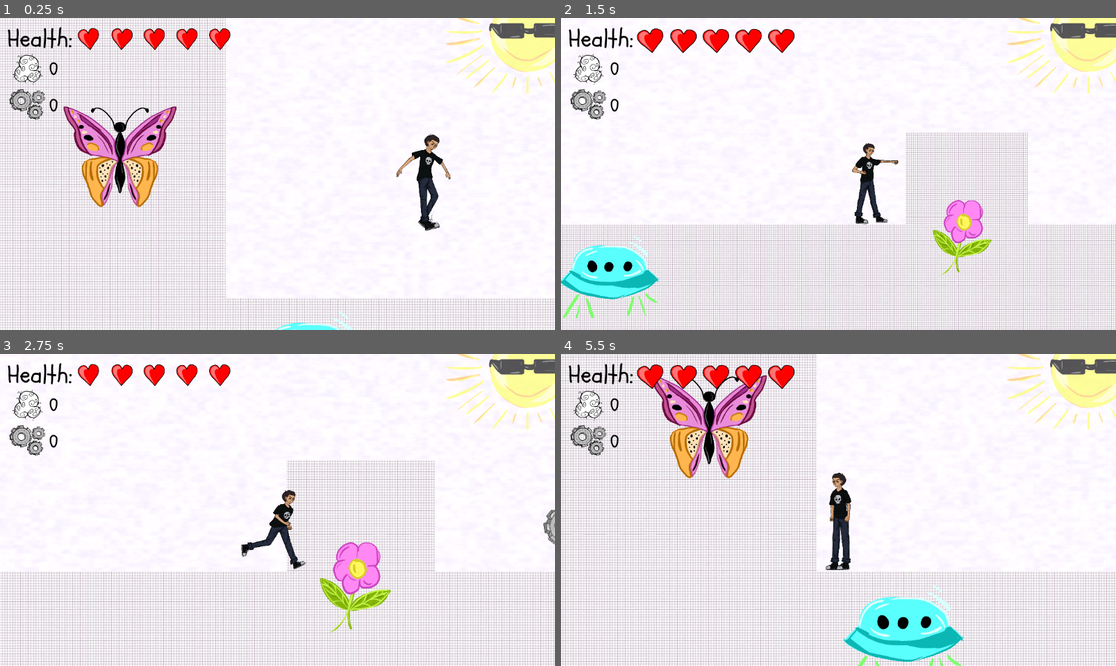
Above: before the commit, frames 1-4 (two rows, left to right).
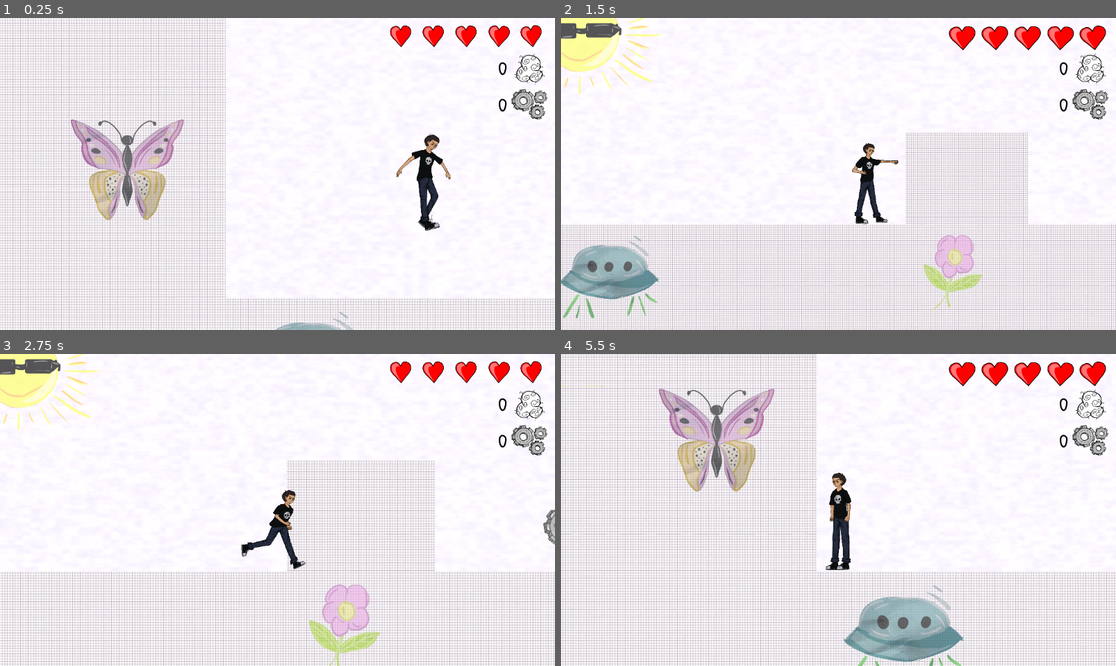
Above: after the commit, the same moments.

Repository: asger-finding/ddu-syds-droemmerejse
Game: Godot game, scene res://Root.tscn
Two runs of this game, one before a commit and one after it. Both use one fixed random seed, a clock stepped at 60 frames per second and the inputs below.
Inputs:
- Up to frame 1 (0.25 s): no input
- Up to frame 2 (1.5 s): tap Enter (ui_accept) at 0.5, 0.77 s; hold Right (ui_right) 0.53-1.28 s; tap X (Punch) at 0.6, 1.35 s; hold Down (ui_down) from 1.28 s (still down)
- Up to frame 3 (2.75 s): tap Enter (ui_accept) at 1.52 s; release Down (ui_down) at 2.03 s; hold Right (ui_right) from 2.03 s (still down); tap X (Punch) at 2.1 s
- Up to frame 4 (5.5 s): release Right (ui_right) at 2.78 s; hold Up (ui_up) 2.78-3.53 s; tap X (Punch) every 0.75 s from 2.85 to 5.1 s; tap Enter (ui_accept) at 3.02, 3.77, 4.52 s; hold Left (ui_left) 3.53-5.03 s; hold Down (ui_down) from 5.03 s (still down)

The runs differ from the first frame. In frame 1, 9.9% of the frame differs, in the area x 1-100%, y 0-100%; in frame 2, 12%; in frame 3, 9.6%; in frame 4, 14%, in the area x 0-100%, y 0-100%.

Commit message:
refactor: sprite changes refactor: flip UI and sun

Diff:
--- a/game/Root.tscn
+++ b/game/Root.tscn
@@ -82,7 +82,7 @@
 
 [node name="Sun" type="Sprite2D" parent="Scene/Camera/Static Background"]
 material = SubResource("ShaderMaterial_cxe32")
-position = Vector2(1103, 31)
+position = Vector2(47.0001, 31)
 scale = Vector2(0.4, 0.4)
 texture = ExtResource("9_ebfx1")
 
@@ -91,55 +91,59 @@
 [node name="Game Overlay" type="Control" parent="Scene/Camera/HUD"]
 layout_mode = 3
 anchors_preset = 0
-offset_left = 15.0
+offset_left = 1016.0
 offset_top = 10.0
-offset_right = 55.0
+offset_right = 1056.0
 offset_bottom = 50.0
 script = ExtResource("3_g0d6c")
 
-[node name="HealthText" type="Label" parent="Scene/Camera/HUD/Game Overlay"]
-layout_mode = 0
-offset_right = 40.0
-offset_bottom = 23.0
-text = "Health:"
-label_settings = SubResource("LabelSettings_2qvp8")
-
 [node name="HealthContainer" type="HBoxContainer" parent="Scene/Camera/HUD/Game Overlay"]
 layout_mode = 0
-offset_left = 171.0
-offset_top = 36.0
-offset_right = 211.0
-offset_bottom = 76.0
+offset_left = -183.0
+offset_top = 30.0
+offset_right = -143.0
+offset_bottom = 70.0
 scale = Vector2(0.35, 0.35)
+alignment = 2
+
+[node name="HealthText" type="Label" parent="Scene/Camera/HUD/Game Overlay"]
+visible = false
+layout_mode = 0
+offset_right = 134.0
+offset_bottom = 69.0
+text = "Health"
+label_settings = SubResource("LabelSettings_2qvp8")
 
 [node name="FillingContainer" type="HBoxContainer" parent="Scene/Camera/HUD/Game Overlay"]
 layout_mode = 2
+offset_left = 18.0
 offset_top = 55.0
-offset_right = 142.0
+offset_right = 160.0
 offset_bottom = 138.0
+
+[node name="FillingLabel" type="Label" parent="Scene/Camera/HUD/Game Overlay/FillingContainer"]
+layout_mode = 2
+text = "0"
+label_settings = SubResource("LabelSettings_n0g3p")
 
 [node name="FillingIcon" type="TextureRect" parent="Scene/Camera/HUD/Game Overlay/FillingContainer"]
 layout_mode = 2
 texture = ExtResource("9_8hd61")
 expand_mode = 2
 
-[node name="FillingLabel" type="Label" parent="Scene/Camera/HUD/Game Overlay/FillingContainer"]
+[node name="ScrapContainer" type="HBoxContainer" parent="Scene/Camera/HUD/Game Overlay"]
+layout_mode = 0
+offset_left = 18.0
+offset_top = 131.0
+offset_right = 159.0
+offset_bottom = 214.0
+
+[node name="ScrapLabel" type="Label" parent="Scene/Camera/HUD/Game Overlay/ScrapContainer"]
 layout_mode = 2
 text = "0"
-label_settings = SubResource("LabelSettings_n0g3p")
-
-[node name="ScrapContainer" type="HBoxContainer" parent="Scene/Camera/HUD/Game Overlay"]
-layout_mode = 0
-offset_top = 131.0
-offset_right = 141.0
-offset_bottom = 214.0
+label_settings = SubResource("LabelSettings_8hd61")
 
 [node name="ScrapIcon" type="TextureRect" parent="Scene/Camera/HUD/Game Overlay/ScrapContainer"]
 layout_mode = 2
 texture = ExtResource("10_hbe7s")
 expand_mode = 2
-
-[node name="ScrapLabel" type="Label" parent="Scene/Camera/HUD/Game Overlay/ScrapContainer"]
-layout_mode = 2
-text = "0"
-label_settings = SubResource("LabelSettings_8hd61")
--- a/game/Scripts/Overlay.gd
+++ b/game/Scripts/Overlay.gd
@@ -56,6 +56,7 @@
 
 		holder.add_child(heart)
 		hearts_container.add_child(holder)
+		hearts_container.move_child(holder, 0)
 
 func update_collectibles():
 	filling_label.text = str(Global.Inventory.filling)
--- a/game/Scripts/StaticOnCamera.gd
+++ /dev/null
@@ -1,11 +0,0 @@
-extends CanvasLayer
-
-@export var camera_reference: Camera2D
-var start_position: Vector2
-
-func _ready() -> void:
-	start_position = position
-
-func _process(_delta) -> void:
-	if camera_reference:
-		position = camera_reference.position + start_position
Binary file changed: game/Assets/Backdrop/Drawings/butterfly_0.png
Binary file changed: game/Assets/Backdrop/Drawings/butterfly_1.png
Binary file changed: game/Assets/Backdrop/Drawings/devil_0.png
Binary file changed: game/Assets/Backdrop/Drawings/dinosaur_0.png
Binary file changed: game/Assets/Backdrop/Drawings/flora_0.png
Binary file changed: game/Assets/Backdrop/Drawings/flora_1.png
Binary file changed: game/Assets/Backdrop/Drawings/ufo_0.png
Binary file changed: game/Assets/Sprites/Cow/Enemy/frame_0.png
Binary file changed: game/Assets/Sprites/Cow/Enemy/frame_1.png
Binary file changed: game/Assets/Sprites/Cow/Enemy/frame_2.png
Binary file changed: game/Assets/Sprites/Dragon/Enemy/frame_0.png
Binary file changed: game/Assets/Sprites/Dragon/Enemy/frame_1.png
(and 4 more such lines)
